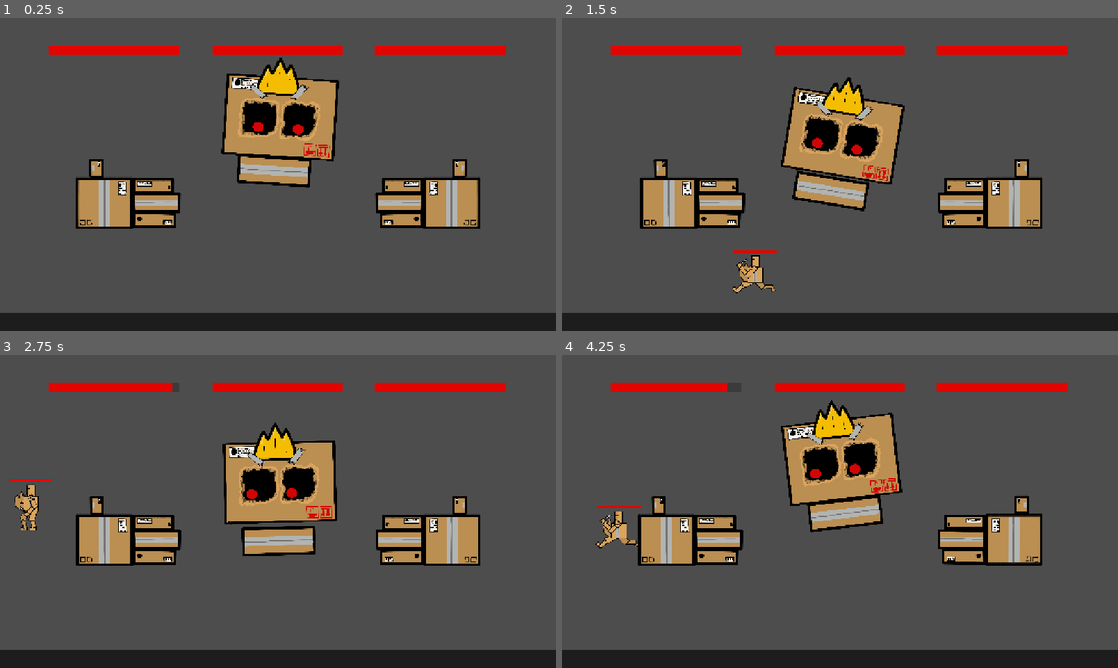
Above: before the commit, frames 1-4 (two rows, left to right).
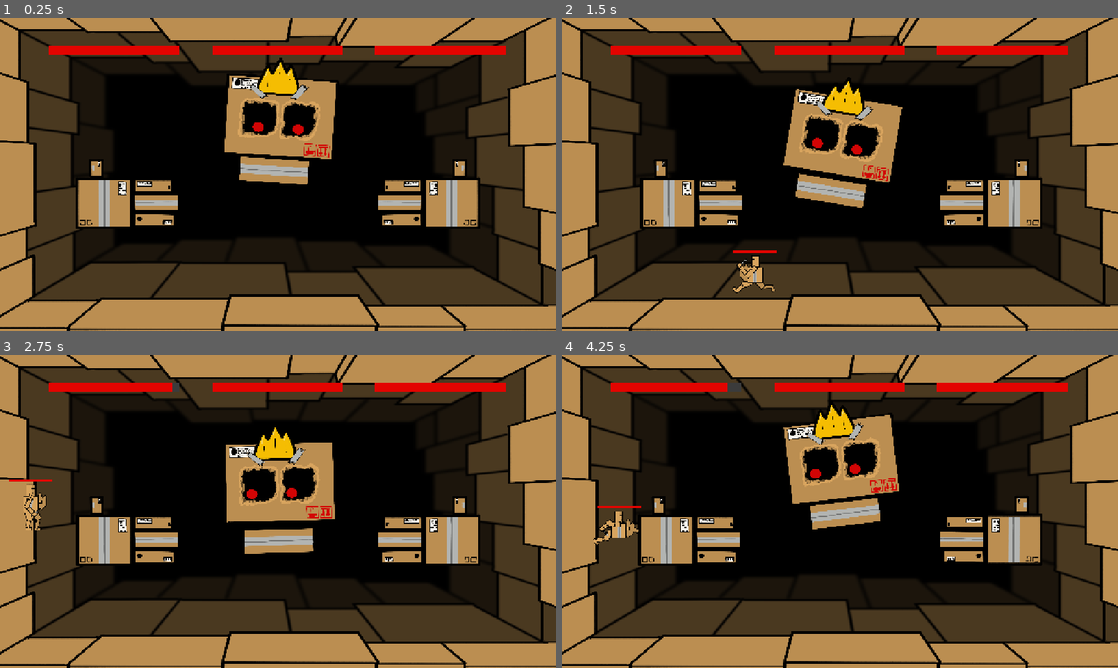
Above: after the commit, the same moments.

Repository: cewaite/unboxking
Game: Godot game, scene res://globals/game_manager/game_manager.tscn
Two runs of this game, one before a commit and one after it. Both use one fixed random seed, a clock stepped at 60 frames per second and the inputs below.
Inputs (mouse positions are in pixels of both pictures, inside the frame that each line leads up to):
- Up to frame 1 (0.25 s): no input
- Up to frame 2 (1.5 s): move the mouse to (990, 202) at 0.52 s; click (990, 202) at 0.67 s; move the mouse to (689, 202) at 1.27 s; click (689, 202) at 1.42 s
- Up to frame 3 (2.75 s): move the mouse to (333, 442) at 2.02 s; click (333, 442) at 2.17 s
- Up to frame 4 (4.25 s): move the mouse to (812, 574) at 2.77 s; click (812, 574) at 2.92 s; move the mouse to (1006, 558) at 3.52 s; click (1006, 558) at 3.67 s

The runs differ from the first frame. In frame 1, 85% of the frame differs, in the area x 0-100%, y 0-100%; in frame 2, 85%; in frame 3, 85%; in frame 4, 85%.

Commit message:
animations wip

Diff:
--- a/entities/knight/knight.gd
+++ b/entities/knight/knight.gd
@@ -11,12 +11,15 @@
 @export var grav_comp: GravityComponent
 @export var push_comp: PushComponent
 
+@export var sprites: Array[Sprite2D]
+
 @export var hurtbox: HurtBox
 var is_invincible: bool = false
 
 func _physics_process(delta: float) -> void:
 	grav_comp.apply_gravity(delta)
 	push_comp.apply_push()
+	flip_sprites()
 	move_and_slide()
 	vector_ray_cast.show_vector_as_ray(velocity)
 
@@ -55,3 +58,13 @@
 	parent.add_child(packing_explosion)
 	died.emit()
 	self.call_deferred("queue_free")
+
+func flip_sprites():
+	if sign(velocity.x) > 0:
+		for sprite in sprites:
+			if not sprite.flip_h:
+				sprite.flip_h = true
+	else:
+		for sprite in sprites:
+			if sprite.flip_h:
+				sprite.flip_h = false
--- a/entities/knight/knight.tscn
+++ b/entities/knight/knight.tscn
@@ -612,13 +612,14 @@
 [sub_resource type="CircleShape2D" id="CircleShape2D_bakul"]
 radius = 200.0
 
-[node name="Knight" type="CharacterBody2D" unique_id=315108858 node_paths=PackedStringArray("input_comp", "grav_comp", "push_comp", "hurtbox")]
+[node name="Knight" type="CharacterBody2D" unique_id=315108858 node_paths=PackedStringArray("input_comp", "grav_comp", "push_comp", "sprites", "hurtbox")]
 collision_layer = 5
 collision_mask = 126
 script = ExtResource("1_ojclw")
 input_comp = NodePath("Components/SmartInputComponent")
 grav_comp = NodePath("Components/GravityComponent")
 push_comp = NodePath("Components/PushComponent")
+sprites = [NodePath("Animations/LegSprites/LeftFootSprite2D"), NodePath("Animations/LegSprites/RightFootSprite2D"), NodePath("Animations/LegSprites/LeftCalfSprite2D"), NodePath("Animations/LegSprites/RightCalfSprite2D"), NodePath("Animations/LegSprites/LeftThighSprite2D"), NodePath("Animations/LegSprites/RightThighSprite2D"), NodePath("Animations/BodySprites/ShieldSprite2D"), NodePath("Animations/BodySprites/HelmetSprite2D"), NodePath("Animations/BodySprites/TorsoSprite2D"), NodePath("Animations/BodySprites/SwordSprite2D"), NodePath("Animations/BodySprites/ShoulderSprite2D")]
 hurtbox = NodePath("Hurtbox")
 
 [node name="StateMachine" type="Node" parent="." unique_id=516543897 node_paths=PackedStringArray("init_state")]
--- a/prefabs/abilities/hand_abilities/smash_wave/smash_wave.tscn
+++ b/prefabs/abilities/hand_abilities/smash_wave/smash_wave.tscn
@@ -2,6 +2,7 @@
 
 [ext_resource type="PackedScene" uid="uid://bx76hp6pft0pd" path="res://prefabs/hitbox/hitbox.tscn" id="1_stg5f"]
 [ext_resource type="Script" uid="uid://cdx50buyrhffk" path="res://prefabs/abilities/hand_abilities/smash_wave/smash_wave.gd" id="1_vomrh"]
+[ext_resource type="PackedScene" uid="uid://cjvwy24na88is" path="res://prefabs/particles/explosion_particles/explosion_particles.tscn" id="3_ad6jh"]
 
 [sub_resource type="RectangleShape2D" id="RectangleShape2D_ad6jh"]
 size = Vector2(51, 166)
@@ -38,6 +39,11 @@
 offset_bottom = -26.0
 scale = Vector2(1.2677575, 4.151664)
 
+[node name="ExplosionParticles" parent="LeftWave" unique_id=62575559 instance=ExtResource("3_ad6jh")]
+amount = 500
+lifetime = 10.0
+explosiveness = 0.0
+
 [node name="RightWave" type="CharacterBody2D" parent="." unique_id=1734934603]
 position = Vector2(70, -100)
 collision_layer = 8
@@ -64,5 +70,10 @@
 offset_bottom = -28.0
 scale = Vector2(1.2758547, 4.198588)
 
+[node name="ExplosionParticles" parent="RightWave" unique_id=269756464 instance=ExtResource("3_ad6jh")]
+amount = 500
+lifetime = 10.0
+explosiveness = 0.0
+
 [connection signal="area_entered" from="LeftWave/LeftHitbox" to="." method="_on_left_hitbox_area_entered"]
 [connection signal="area_entered" from="RightWave/RightHitbox" to="." method="_on_right_hitbox_area_entered"]
--- a/prefabs/particles/explosion_particles/explosion_particles.tscn
+++ b/prefabs/particles/explosion_particles/explosion_particles.tscn
@@ -1,6 +1,7 @@
 [gd_scene format=3 uid="uid://cjvwy24na88is"]
 
 [ext_resource type="Script" uid="uid://bobisq5c4tyu4" path="res://prefabs/particles/explosion_particles/explosion_particles.gd" id="1_fx2rr"]
+[ext_resource type="Texture2D" uid="uid://bfd8d0f3m5m8g" path="res://assets/Packing_Peanut.png" id="1_m5qdk"]
 
 [sub_resource type="Curve" id="Curve_groiy"]
 _data = [Vector2(0.9425676, 1), 0.0, 0.0, 0, 0, Vector2(1, 0.2090218), 0.0, 0.0, 0, 0]
@@ -18,15 +19,17 @@
 initial_velocity_min = 100.0
 initial_velocity_max = 300.0
 gravity = Vector3(0, 900, 0)
-scale_min = 5.0
-scale_max = 5.0
+scale_min = 0.099999994
+scale_max = 0.099999994
 scale_curve = SubResource("CurveTexture_mynbf")
 collision_mode = 1
 collision_friction = 1.0
 collision_bounce = 0.0
+collision_use_scale = true
 
 [node name="ExplosionParticles" type="GPUParticles2D" unique_id=62575559]
 amount = 200
+texture = ExtResource("1_m5qdk")
 lifetime = 5.0
 explosiveness = 1.0
 process_material = SubResource("ParticleProcessMaterial_g8wo1")
--- a/scenes/boss_demo/boss_demo.tscn
+++ b/scenes/boss_demo/boss_demo.tscn
@@ -1,5 +1,6 @@
 [gd_scene format=3 uid="uid://bkdvn16v0n73l"]
 
+[ext_resource type="Texture2D" uid="uid://dy38k1lhabfrh" path="res://assets/levels/Box_Arena.png" id="1_7vhjq"]
 [ext_resource type="PackedScene" uid="uid://bxbtp4fmhvjn3" path="res://entities/boss/boss.tscn" id="1_x5frj"]
 
 [sub_resource type="RectangleShape2D" id="RectangleShape2D_x5frj"]
@@ -9,6 +10,11 @@
 size = Vector2(20, 720)
 
 [node name="BossDemo" type="Node2D" unique_id=830802321]
+
+[node name="BoxArena" type="Sprite2D" parent="." unique_id=1903770307]
+position = Vector2(633, 353.5)
+scale = Vector2(0.6611111, 0.47716054)
+texture = ExtResource("1_7vhjq")
 
 [node name="Camera2D" type="Camera2D" parent="." unique_id=1268809428]
 position = Vector2(640, 360)
@@ -22,6 +28,7 @@
 shape = SubResource("RectangleShape2D_x5frj")
 
 [node name="ColorRect" type="ColorRect" parent="FloorStaticBody2D" unique_id=1374575392]
+visible = false
 anchors_preset = 8
 anchor_left = 0.5
 anchor_top = 0.5
Binary file added: assets/Packing_Peanut.png
Not shown, added: assets/Packing_Peanut.png.import
Binary file added: assets/levels/Box_Arena.png
Not shown, added: assets/levels/Box_Arena.png.import
